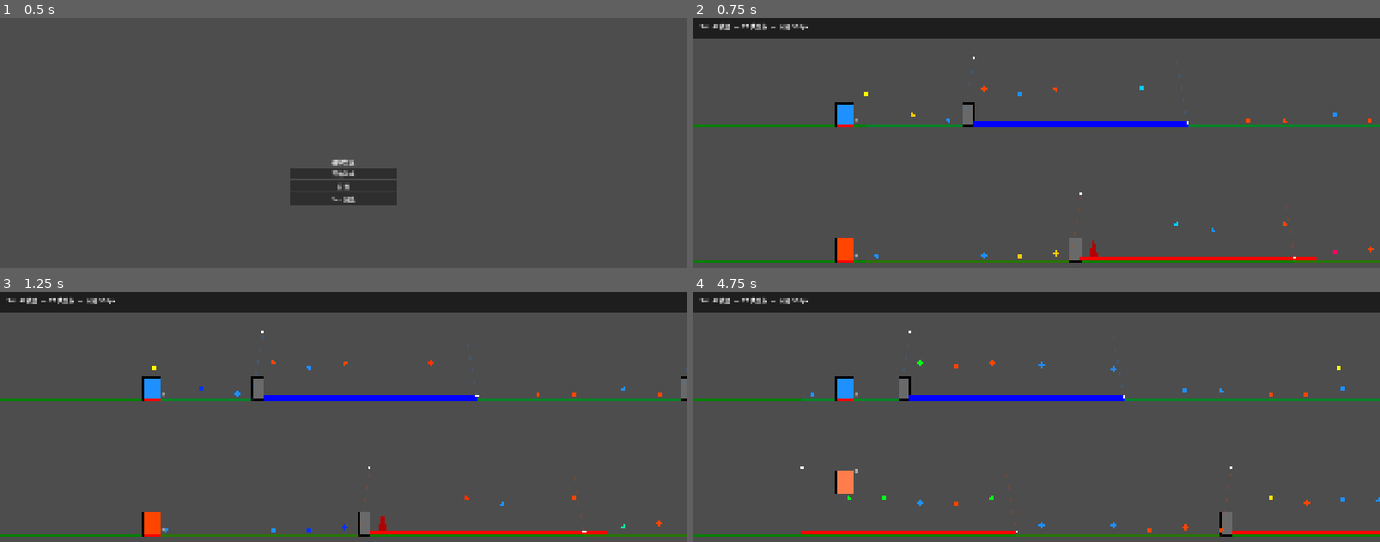
Above: before the commit, frames 1-4 (two rows, left to right).
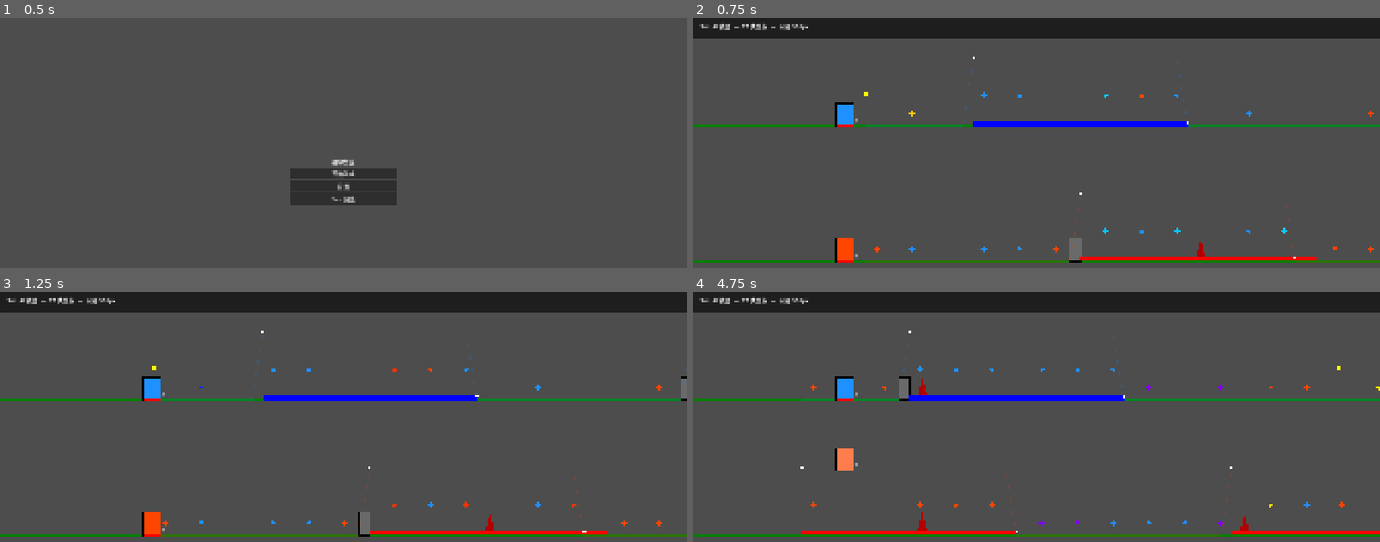
Above: after the commit, the same moments.

Repository: GeorgeMee/Magnetix
Game: Godot game, scene res://src/scenes/ui/start_menu.tscn
The game is run twice, just before and just after one commit, with the same random seed, the same clock (stepped at 60 frames per second) and the same inputs.
Inputs:
- Up to frame 1 (0.5 s): no input
- Up to frame 2 (0.75 s): click "Sim 预览" at 0.5 s
- Up to frame 3 (1.25 s): no input
- Up to frame 4 (4.75 s): hold Q (magnetism_a) 1.28-2.03 s; tap W (magnetism_b) at 2.1 s; hold Space (swap) 2.78-3.53 s; tap Q (magnetism_a) at 3.6 s; hold W (magnetism_b) from 4.28 s (still down)

Frame 1 is identical in both runs. In frame 2, 0.6% of the frame differs, in the area x 26-100%, y 27-97%; in frame 3, 0.6%; in frame 4, 1.3%, in the area x 17-100%, y 27-98%.

Commit message:
Fix: exact flip point, no rect jump, trajectory uses correct surface, coin offset=0

Diff:
--- a/src/scripts/game/chunk_choreographer.gd
+++ b/src/scripts/game/chunk_choreographer.gd
@@ -102,10 +102,8 @@
 			if pt.world_x > x:
 				break
 			surf = _get_surface(pt, lane)
-		var base_y := 15.0 if surf == Character.Surface.FLOOR else GameManager.ceiling_offset - 15.0
-		var y_off := base_y + rng.randf_range(-20.0, 20.0)
-		y_off = clampf(y_off, 15.0, GameManager.ceiling_offset - 15.0)
-		layout.coins.append({"world_x": x, "type": ctype, "y_off": y_off})
+		var base_y := 35.0 if surf == Character.Surface.FLOOR else GameManager.ceiling_offset - 35.0
+		layout.coins.append({"world_x": x, "type": ctype, "y_off": base_y})
 
 func _place_walls(layout : ChunkLayout, pts : Array[TrajectoryPoint], lane : int, chunk_start : float, chunk_width : float) -> void:
 	for i in range(pts.size() - 1):
--- a/src/scripts/ui/sim_preview.gd
+++ b/src/scripts/ui/sim_preview.gd
@@ -65,14 +65,25 @@
 		var cur_a := _get_surface_at(sim_time, 0)
 		var cur_b := _get_surface_at(sim_time, 1)
 		if cur_a != prev_surf_a:
-			last_flip_time_a = sim_time
+			last_flip_time_a = _find_flip_point(sim_time, 0)
 			last_surf_a = prev_surf_a
 		if cur_b != prev_surf_b:
-			last_flip_time_b = sim_time
+			last_flip_time_b = _find_flip_point(sim_time, 1)
 			last_surf_b = prev_surf_b
 		prev_surf_a = cur_a
 		prev_surf_b = cur_b
 	queue_redraw()
+
+func _find_flip_point(wx : float, lane : int) -> float:
+	for i in range(trajectory.size()):
+		var s := trajectory[i].char_a_surface if lane == 0 else trajectory[i].char_b_surface
+		if trajectory[i].world_x > wx:
+			break
+		if i > 0:
+			var ps := trajectory[i - 1].char_a_surface if lane == 0 else trajectory[i - 1].char_b_surface
+			if s != ps and trajectory[i].world_x <= wx:
+				return trajectory[i].world_x
+	return wx
 
 func _on_speed_changed(value : float) -> void:
 	sim_speed = value
@@ -215,8 +226,8 @@
 			if sx < -200 or sx > vp_w + 200:
 				prev_sx = sx
 				continue
-			var fy_a := _feet_y_at(lane_top, coff, pt0.char_a_surface)
-			var fy_b := _feet_y_at(lane_bot, coff, pt0.char_b_surface)
+			var fy_a := _feet_y_at(lane_top, coff, _get_surface_at(wx, 0))
+			var fy_b := _feet_y_at(lane_bot, coff, _get_surface_at(wx, 1))
 			if not first and sx > prev_sx - 5:
 				draw_line(Vector2(prev_sx, prev_fy_a), Vector2(sx, fy_a), Color(Color.DODGER_BLUE, 0.15), 2.0)
 				draw_line(Vector2(prev_sx, prev_fy_b), Vector2(sx, fy_b), Color(Color.ORANGE_RED, 0.15), 2.0)
@@ -239,45 +250,23 @@
 	var fy_a := _smooth_feet_y(lane_top, coff, char_h, 0)
 	var fy_b := _smooth_feet_y(lane_bot, coff, char_h, 1)
 
-	var ay : float
-	var by : float
-	var flip_a := false
-	var flip_b := false
-
-	if fy_a < lane_top - coff * 0.5:
-		flip_a = true
-		ay = fy_a
-	else:
-		ay = fy_a - char_h
-
-	if fy_b < lane_bot - coff * 0.5:
-		flip_b = true
-		by = fy_b
-	else:
-		by = fy_b - char_h
-
-	var color_a := Color.DODGER_BLUE
-	var color_b := Color.ORANGE_RED
-	var light_a := Color.DODGER_BLUE.lightened(0.3)
-	var light_b := Color.ORANGE_RED.lightened(0.3)
-
-	draw_rect(Rect2(Vector2(char_x, ay), Vector2(char_w, char_h)), color_a if not flip_a else light_a)
+	var ay := fy_a - char_h
+	var by := fy_b - char_h
+	var on_ceil_a := fy_a < lane_top - coff * 0.5
+	var on_ceil_b := fy_b < lane_bot - coff * 0.5
+
+	var color_a := Color.DODGER_BLUE.lightened(0.3) if on_ceil_a else Color.DODGER_BLUE
+	var color_b := Color.ORANGE_RED.lightened(0.3) if on_ceil_b else Color.ORANGE_RED
+
+	draw_rect(Rect2(Vector2(char_x, ay), Vector2(char_w, char_h)), color_a)
 	draw_rect(Rect2(Vector2(char_x, ay), Vector2(char_w, char_h)), Color.BLACK, false, 2.0)
-	if flip_a:
-		draw_line(Vector2(char_x, ay), Vector2(char_x + char_w, ay), Color.RED, 2.0)
-		draw_string(ThemeDB.fallback_font, Vector2(char_x + char_w + 4, ay + 4), "A", HORIZONTAL_ALIGNMENT_LEFT, -1, 12)
-	else:
-		draw_line(Vector2(char_x, ay + char_h), Vector2(char_x + char_w, ay + char_h), Color.RED, 2.0)
-		draw_string(ThemeDB.fallback_font, Vector2(char_x + char_w + 4, ay + char_h - 12), "A", HORIZONTAL_ALIGNMENT_LEFT, -1, 12)
-
-	draw_rect(Rect2(Vector2(char_x, by), Vector2(char_w, char_h)), color_b if not flip_b else light_b)
+	draw_line(Vector2(char_x, fy_a), Vector2(char_x + char_w, fy_a), Color.RED, 2.0)
+	draw_string(ThemeDB.fallback_font, Vector2(char_x + char_w + 4, fy_a - 12), "A", HORIZONTAL_ALIGNMENT_LEFT, -1, 12)
+
+	draw_rect(Rect2(Vector2(char_x, by), Vector2(char_w, char_h)), color_b)
 	draw_rect(Rect2(Vector2(char_x, by), Vector2(char_w, char_h)), Color.BLACK, false, 2.0)
-	if flip_b:
-		draw_line(Vector2(char_x, by), Vector2(char_x + char_w, by), Color.RED, 2.0)
-		draw_string(ThemeDB.fallback_font, Vector2(char_x + char_w + 4, by + 4), "B", HORIZONTAL_ALIGNMENT_LEFT, -1, 12)
-	else:
-		draw_line(Vector2(char_x, by + char_h), Vector2(char_x + char_w, by + char_h), Color.RED, 2.0)
-		draw_string(ThemeDB.fallback_font, Vector2(char_x + char_w + 4, by + char_h - 12), "B", HORIZONTAL_ALIGNMENT_LEFT, -1, 12)
+	draw_line(Vector2(char_x, fy_b), Vector2(char_x + char_w, fy_b), Color.RED, 2.0)
+	draw_string(ThemeDB.fallback_font, Vector2(char_x + char_w + 4, fy_b - 12), "B", HORIZONTAL_ALIGNMENT_LEFT, -1, 12)
 
 func _input(event : InputEvent) -> void:
 	if event.is_action_pressed("ui_cancel"):
